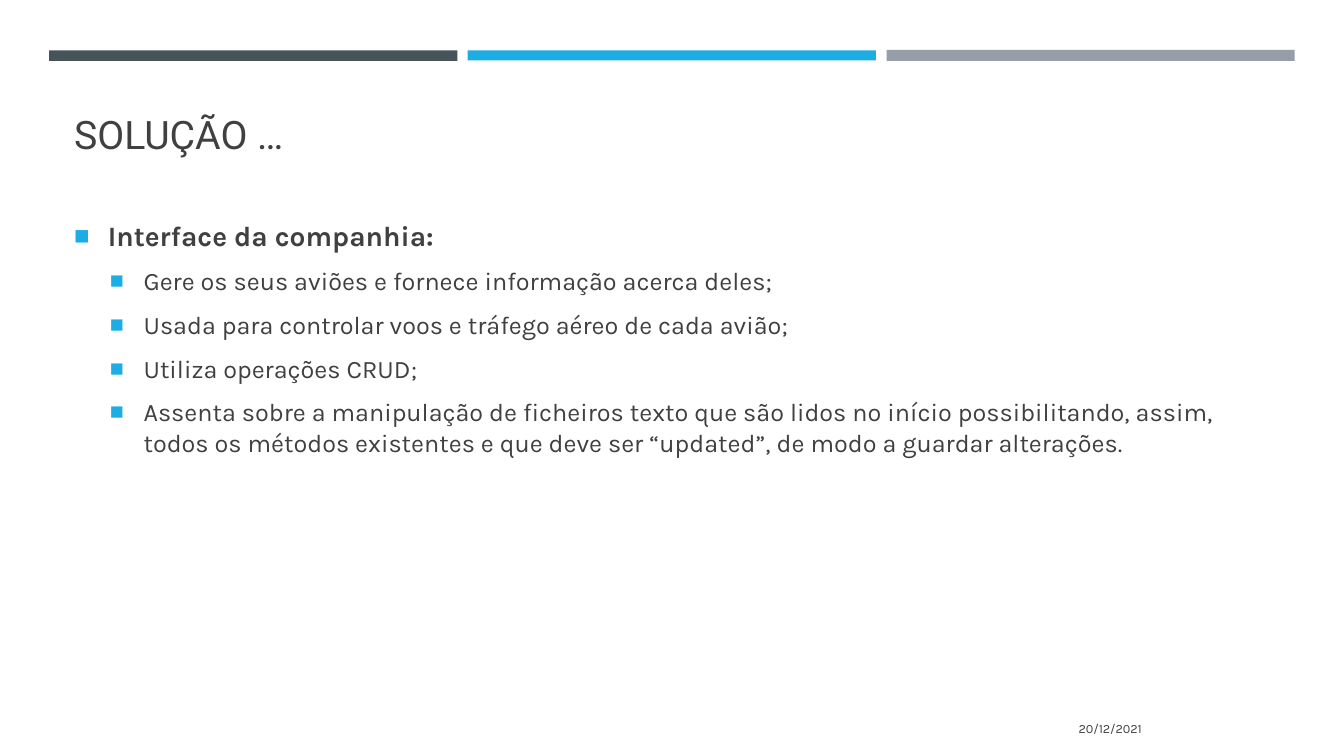
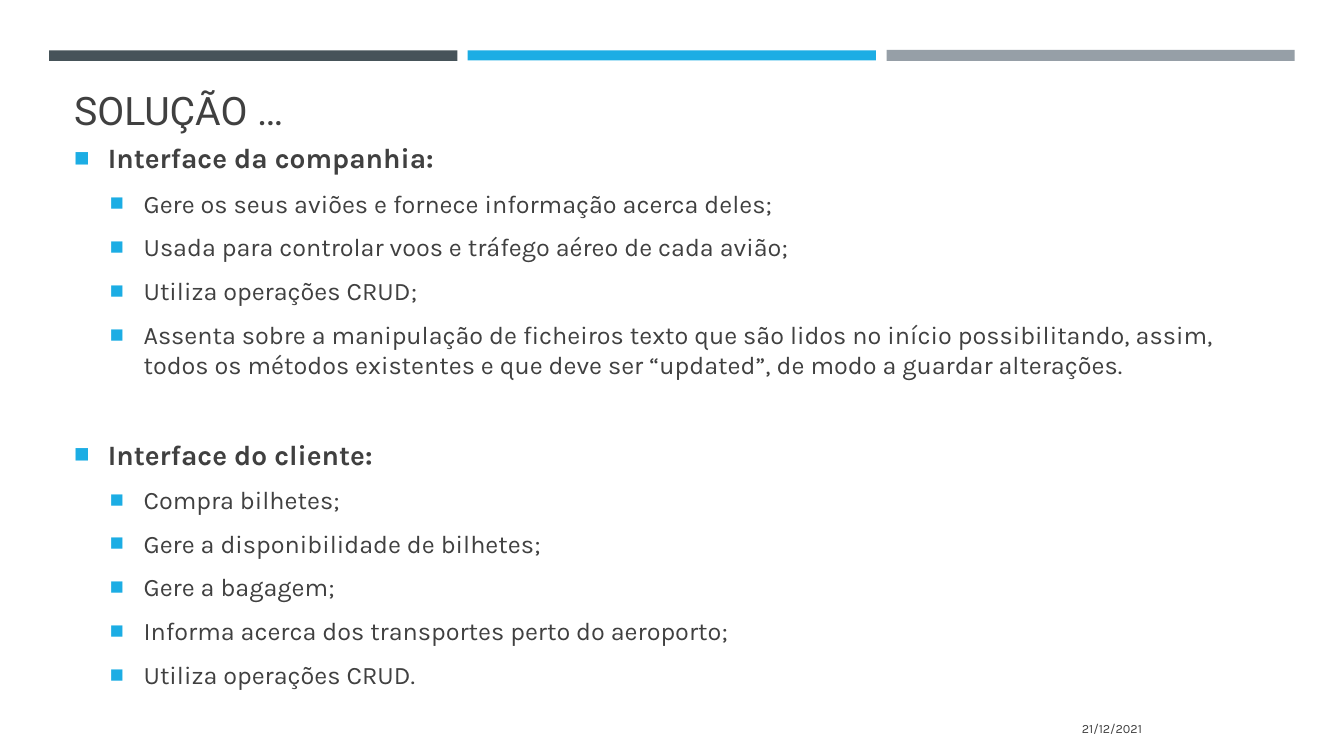
Before and after one commit to CiscoPr/Project-A-irlines-ED-, a slide deck: slide 4 of UMLS_AED/PROJ_AED.pptx. Drawn at 1344x756 pixels with LibreOffice and Linux fonts; fonts in the diff are those of the drawing. Boxes give left, top, right and bottom in pixels: in the first picture for what was removed or moved away, otherwise in the second. Text is boxed around its words. In the diff, an @@ line names an element or a change of style, - is before the commit and + after.

```diff
--- a/UMLS_AED/PROJ_AED.pptx
+++ b/UMLS_AED/PROJ_AED.pptx
@@ title "SOLUÇÃO …": place and size @@
-title "SOLUÇÃO …" at [74, 114, 247, 158]
+title "SOLUÇÃO …" at [74, 90, 247, 134]
@@ text at [108, 148, 434, 175]: line spacing 1.1 to 1 @@
@@ text at [108, 445, 728, 690]: paragraphs added @@
+■ Interface do cliente:
+  ■ Compra bilhetes;
+  ■ Gere a disponibilidade de bilhetes;
+  ■ Gere a bagagem;
+  ■ Informa acerca dos transportes perto do aeroporto;
+  ■ Utiliza operações CRUD.
@@ text at [1082, 724, 1142, 734]: text changed @@
-20/12/2021
+21/12/2021
```
Also in this commit, not shown: 8 other slides changed.
